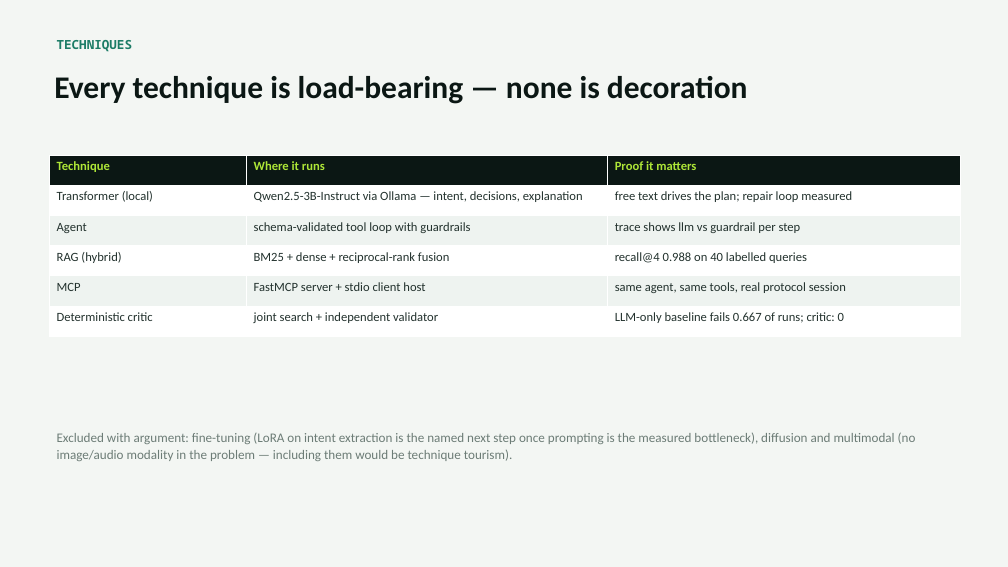
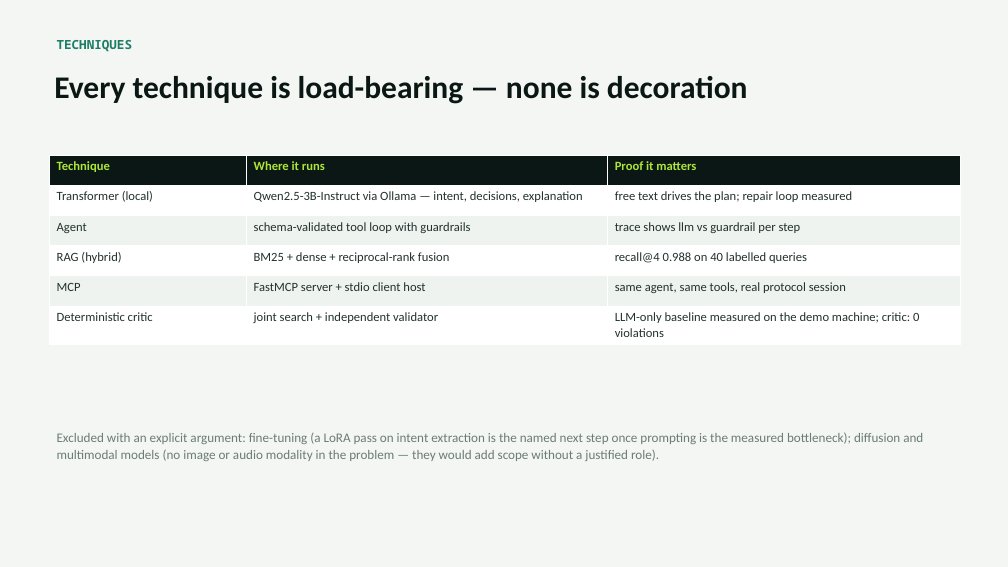
Before and after one commit to MahmoudAsadi97/FlexiGrid_AI, a slide deck: slide 5 of deliverables/FlexiGrid_AI_Defense_Deck.pptx. Drawn at 1008x567 pixels with LibreOffice and Linux fonts; fonts in the diff are those of the drawing. Boxes give left, top, right and bottom in pixels: in the first picture for what was removed or moved away, otherwise in the second. Text is boxed around its words. In the diff, an @@ line names an element or a change of style, - is before the commit and + after.

Commit message:
Documentation and deliverables polish for publication
- Professional tone pass across README, demo guide, submission checklist,
  deck and report generators; corrected informal phrasing
- Repository evaluation results now carry deterministic-only provenance;
  LLM-dependent tables state explicitly that they are populated by the
  demo-machine run (no reference-harness numbers in deliverables)
- Report and deck degrade gracefully where demo-machine measurements are
  pending; removed a hardcoded fallback figure
- Dynamic query counts in the evaluation report; clarified skipped-section
  wording

```diff
--- a/deliverables/FlexiGrid_AI_Defense_Deck.pptx
+++ b/deliverables/FlexiGrid_AI_Defense_Deck.pptx
@@ table at (49,155,961,341) @@
-row 6, column 3: LLM-only baseline fails 0.667 of runs; critic: 0
+row 6, column 3: LLM-only baseline measured on the demo machine; critic: 0 violations
@@ text at (57,432,923,461): text changed @@
-Excluded with argument: fine-tuning (LoRA on intent extraction is the named next step once prompting is the measured bottleneck), diffusion and multimodal (no image/audio modality in the problem — including them would be technique tourism).
+Excluded with an explicit argument: fine-tuning (a LoRA pass on intent extraction is the named next step once prompting is the measured bottleneck); diffusion and multimodal models (no image or audio modality in the problem — they would add scope without a justified role).
```
Also in this commit, not shown: 5 other slides changed, 11 other files.
